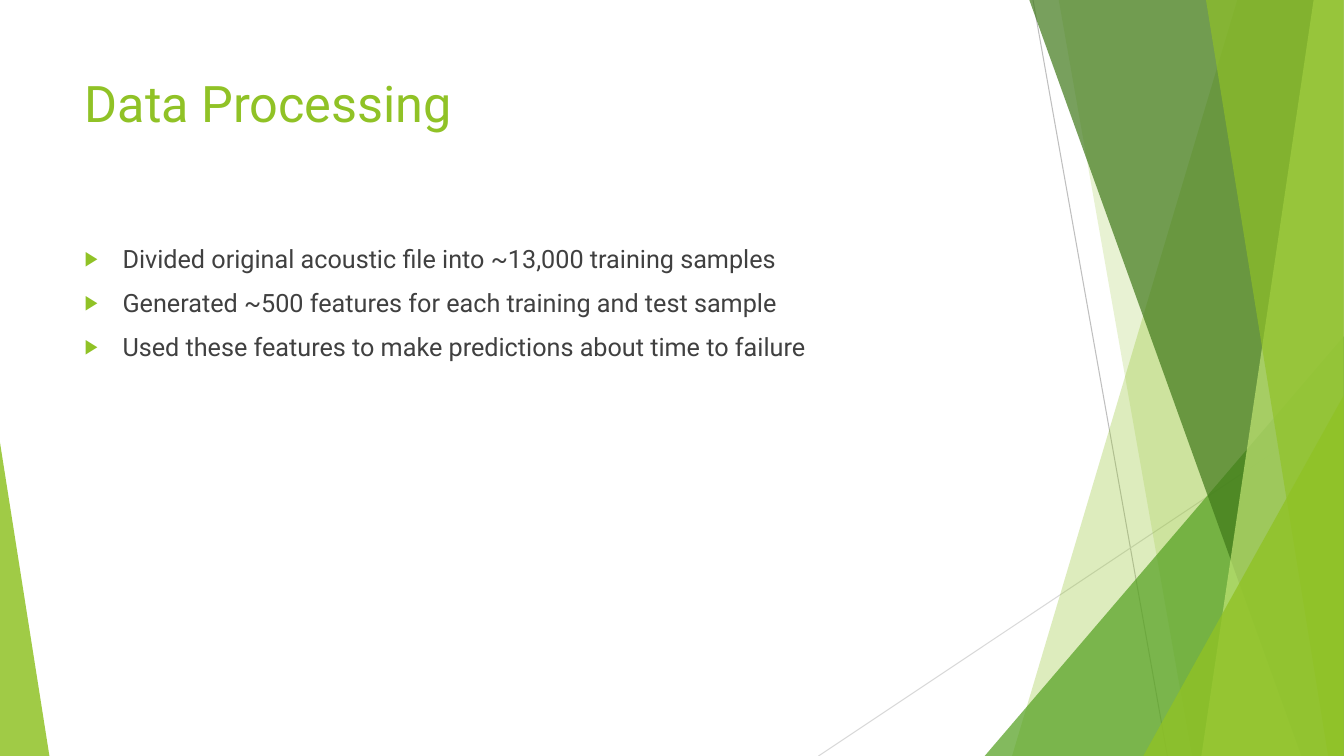
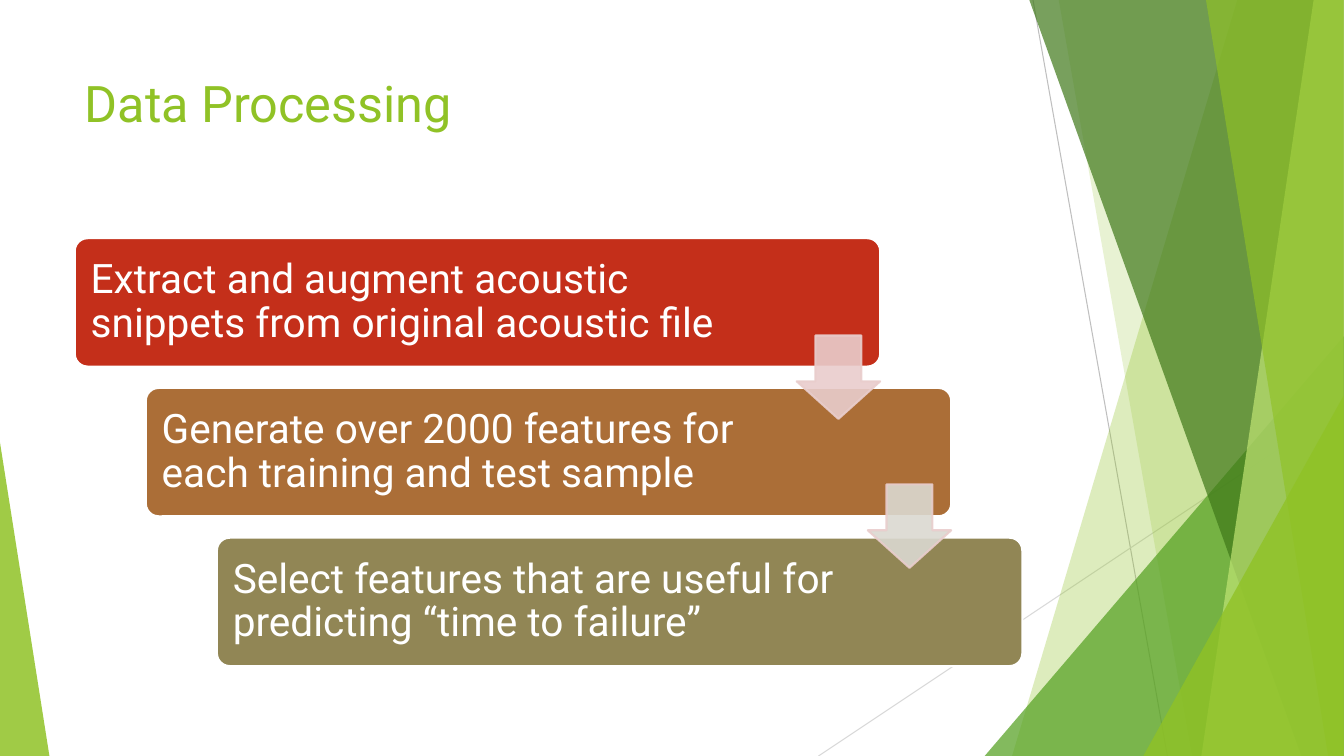
Before and after one commit to DavidBraslow/dsc-5-capstone-project-online-ds-sp-000, a slide deck: slide 4 of presentation.pptx. Drawn at 1344x756 pixels with LibreOffice and Linux fonts; fonts in the diff are those of the drawing. Boxes give left, top, right and bottom in pixels: in the first picture for what was removed or moved away, otherwise in the second. Text is boxed around its words. In the diff, an @@ line names an element or a change of style, - is before the commit and + after.

```diff
--- a/presentation.pptx
+++ b/presentation.pptx
@@ text removed at <box>123,249,805,361</box> @@
-▶ Divided original acoustic file into ~13,000 training samples
-▶ Generated ~500 features for each training and test sample
-▶ Used these features to make predictions about time to failure
@@ group added at <box>75,238,1022,665</box>: 3 rounded rectangles, 3 texts, 2 down arrows @@
+Extract and augment acoustic snippets from original acoustic file
+Generate over 2000 features for each training and test sample
+Select features that are useful for predicting “time to failure”
```
Also in this commit, not shown: 2 slides added, 3 slides removed, 3 other files.
